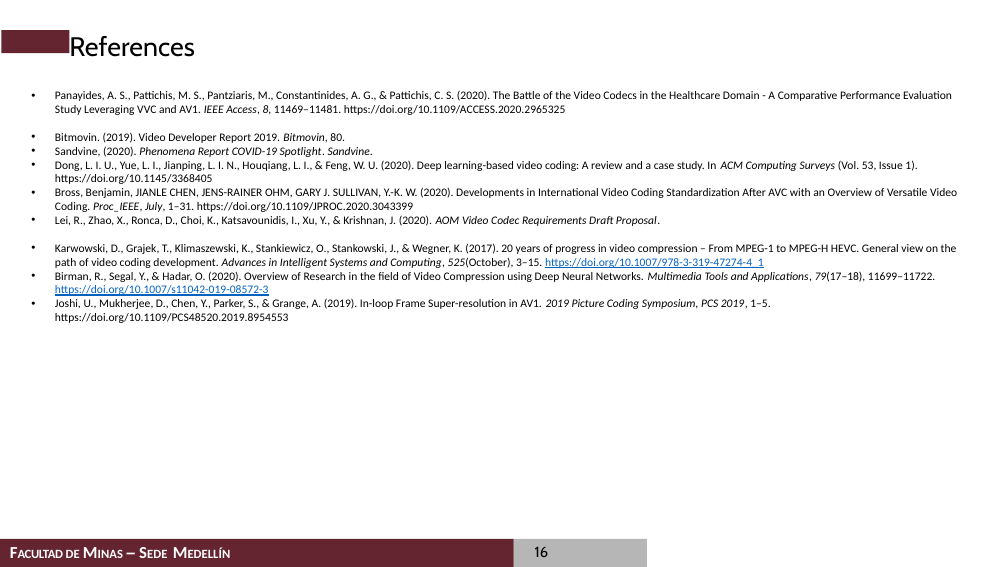
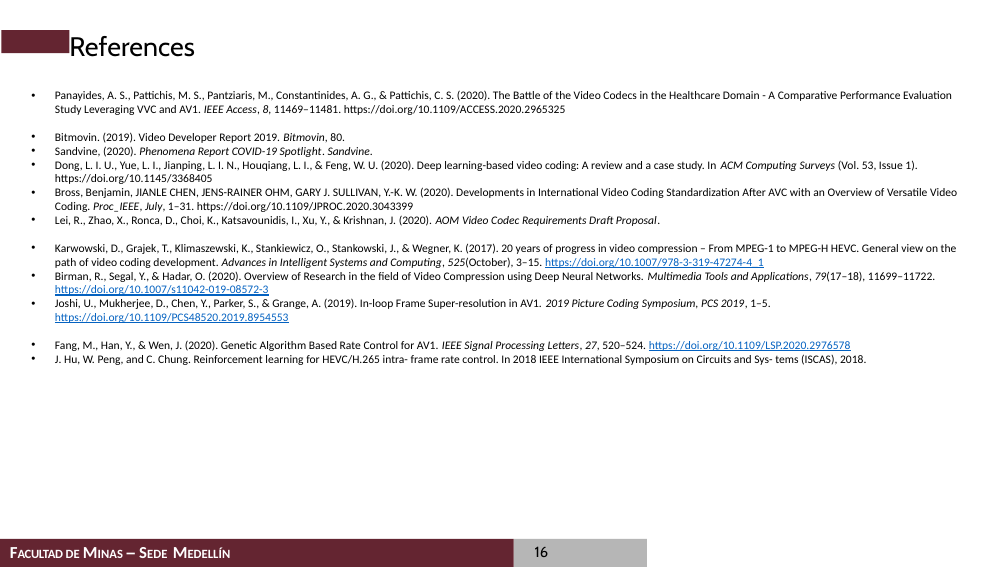
Before and after one commit to casalazarh/Examen-de-Calificacion-2020, a slide deck: slide 16 of presentation/Examen de Calificacion de Doctorado_Carlos_Alberto_Salazar.pptx. Drawn at 1008x567 pixels with LibreOffice and Linux fonts; fonts in the diff are those of the drawing; background and template pictures are left out. Boxes give left, top, right and bottom in pixels: in the first picture for what was removed or moved away, otherwise in the second. Text is boxed around its words. In the diff, an @@ line names an element or a change of style, - is before the commit and + after.

```diff
--- a/presentation/Examen de Calificacion de Doctorado_Carlos_Alberto_Salazar.pptx
+++ b/presentation/Examen de Calificacion de Doctorado_Carlos_Alberto_Salazar.pptx
@@ text at [55, 298, 770, 323]: text colour #000000 to #0462C1, underline on in "https://doi.org/10.1109/PCS48520.2019.8954553" @@
@@ text at [55, 340, 866, 365]: paragraphs added @@
+• Fang, M., Han, Y., & Wen, J. (2020). Genetic Algorithm Based Rate Control for AV1. IEEE Signal Processing Letters, 27, 520–524. https://doi.org/10.1109/LSP.2020.2976578
+• J. Hu, W. Peng, and C. Chung. Reinforcement learning for HEVC/H.265 intra- frame rate control. In 2018 IEEE International Symposium on Circuits and Sys- tems (ISCAS), 2018.
```
Also in this commit, not shown: 6 other slides changed.
